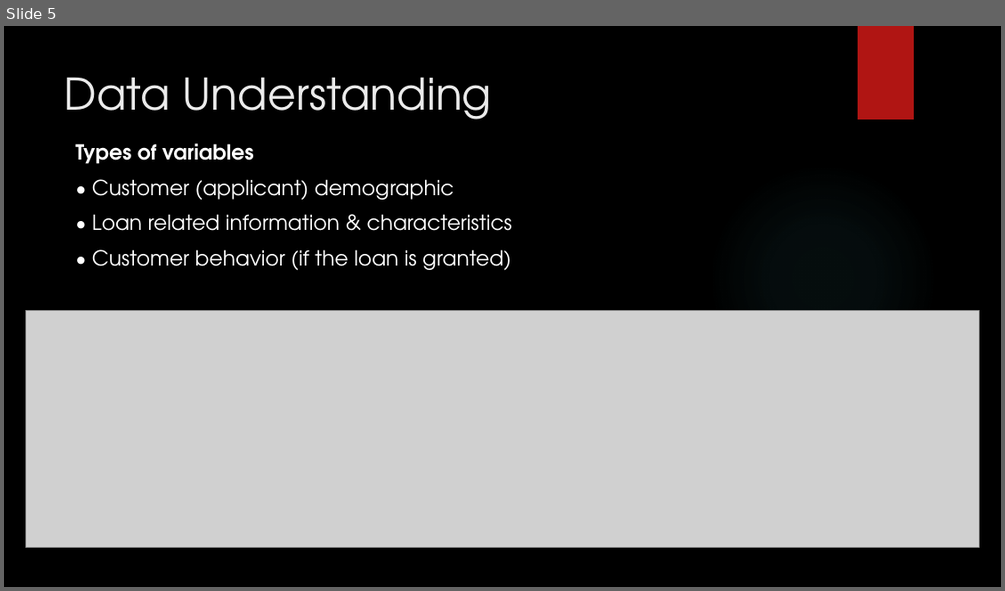
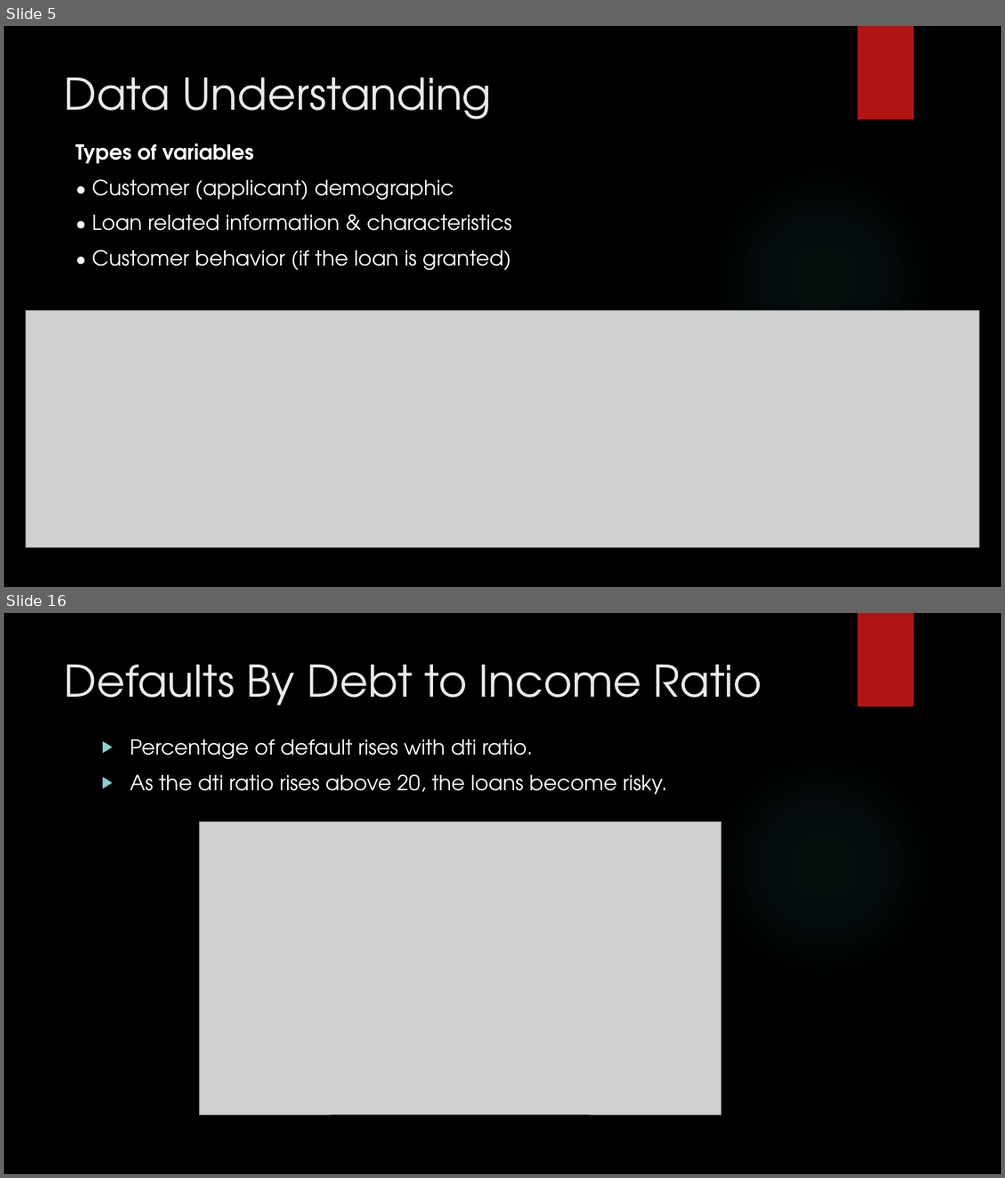
Before and after one commit to subhabrata-ghosh-1988/lending_club_case_study, a slide deck: Subhabrata_Ghosh_Lending_Club_Case_Study.pptx. Shown one above the other, each under a label of ours: slide 5 before the commit, slides 5 and 16 after it; the slides between them are not shown. The pictures are 1005x591 and 1005x1178 pixels, drawn with LibreOffice and Linux fonts; fonts in the diff are those of the drawing; grey boxes stand for pictures; background and template pictures are left out. Boxes give left, top, right and bottom in pixels: in the first picture for what was removed or moved away, otherwise in the second. Text is boxed around its words. In the diff, an @@ line names an element or a change of style, - is before the commit and + after.

```diff
--- a/Subhabrata_Ghosh_Lending_Club_Case_Study.pptx
+++ b/Subhabrata_Ghosh_Lending_Club_Case_Study.pptx
@@ slide 16 added at [4, 613, 1001, 1174], background picture (left out); not listed: 2 template elements that a slide beside it also shows @@
@@ title added at [65, 664, 762, 706], 42 pt, text #EBEBEB @@
+Defaults By Debt to Income Ratio
@@ text added at [129, 738, 667, 795], 20 pt, text #FFFFFF @@
+▶ Percentage of default rises with dti ratio.
+▶ As the dti ratio rises above 20, the loans become risky.
@@ picture added at [199, 822, 721, 1115] @@
```
Also in this commit, not shown: 18 other slides added, 2 other files.
